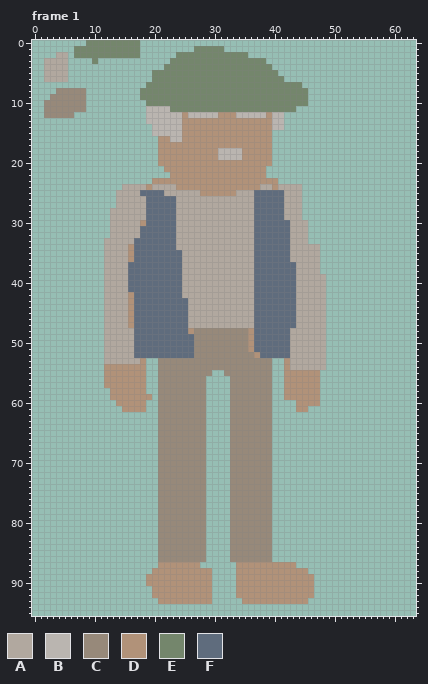
Pixel-art file: assets/sprite_joueur.aseprite. This is how it looked before the edit.
64x96 pixels, 1 frame. Colours within 5 levels of each other are drawn and written as one. Shown: frame 1. The commit also changed other frames, which this record leaves out.
Visible layers, top first: "veste", "cheveux", "casquette", "pantalon", "polo", "peau".
Palette (. is transparent): A #b1a89f  B #bab5b0  C #97897a  D #b19279  E #74866c  F #5f6c7d
Pixels before, frame 1 (only the part around the change), first column x 0:
 0 .........EEEEEEEEE.....................................
 1 .......EEEEEEEEEEE.........EEEEE.......................
 2 ....AA.EEEEEEEEEEE......EEEEEEEEEEEE...................
 3 ..AAAA....E............EEEEEEEEEEEEEEEE................
 4 ..AAAA................EEEEEEEEEEEEEEEEEE...............
 5 ..AAAA..............EEEEEEEEEEEEEEEEEEEEE..............
 6 ..AAAA..............EEEEEEEEEEEEEEEEEEEEEE.............
 7 ...................EEEEEEEEEEEEEEEEEEEEEEEEEE..........
 8 ....CCCCC.........EEEEEEEEEEEEEEEEEEEEEEEEEEEE.........
 9 ...CCCCCC.........EEEEEEEEEEEEEEEEEEEEEEEEEEEE.........
10 ..CCCCCCC..........EEEEEEEEEEEEEEEEEEEEEEEEEEE.........
11 ..CCCCCCC..........BBBBEEEEEEEEEEEEEEEEEEEEE...........
12 ..CCCCC............BBBBBBDBBBBBDDDBBBBBDBB.............
13 ...................BBBBBBDDDDDDDDDDDDDDDBB.............
14 ....................BBBBBDDDDDDDDDDDDDDDBB.............
15 ....................BBBBBDDDDDDDDDDDDDDD...............
16 .....................DDBBDDDDDDDDDDDDDDD...............
17 .....................DDDDDDDDDDDDDDDDDDD...............
18 .....................DDDDDDDDDDBBBBDDDDD...............
19 .....................DDDDDDDDDDBBBBDDDDD...............
20 .....................DDDDDDDDDDDDDDDDDDD...............
21 ......................DDDDDDDDDDDDDDDDD................
22 .......................DDDDDDDDDDDDDDDD................
23 ....................DDDDDDDDDDDDDDDDDDDDD..............
24 ...............AAAADAAAADDDDDDDDDDDDDDAADAAAA..........
25 ..............AAAAFFFFAAAAAADDDDDDAAAFFFFFAAA..........
26 ..............AAAAAFFFFFAAAAAAAAAAAAAFFFFFAAA..........
27 ..............AAAAAFFFFFAAAAAAAAAAAAAFFFFFAAA..........
28 .............AAAAAAFFFFFAAAAAAAAAAAAAFFFFFAAA..........
29 .............AAAAAAFFFFFAAAAAAAAAAAAAFFFFFAAA..........
30 .............AAAAADFFFFFAAAAAAAAAAAAAFFFFFFAAA.........
31 .............AAAAAFFFFFFAAAAAAAAAAAAAFFFFFFAAA.........
32 .............AAAAAFFFFFFAAAAAAAAAAAAAFFFFFFAAA.........
33 ............AAAAAFFFFFFFAAAAAAAAAAAAAFFFFFFAAA.........
34 ............AAAADFFFFFFFAAAAAAAAAAAAAFFFFFFAAAAA.......
35 ............AAAADFFFFFFFFAAAAAAAAAAAAFFFFFFAAAAA.......
36 ............AAAADFFFFFFFFAAAAAAAAAAAAFFFFFFAAAAA.......
37 ............AAAAFFFFFFFFFAAAAAAAAAAAAFFFFFFFAAAA.......
38 ............AAAAFFFFFFFFFAAAAAAAAAAAAFFFFFFFAAAA.......
39 ............AAAAFFFFFFFFFAAAAAAAAAAAAFFFFFFFAAAAA......
40 ............AAAAFFFFFFFFFAAAAAAAAAAAAFFFFFFFAAAAA......
41 ............AAAAFFFFFFFFFAAAAAAAAAAAAFFFFFFFAAAAA......
42 ............AAAADFFFFFFFFAAAAAAAAAAAAFFFFFFFAAAAA......
43 ............AAAADFFFFFFFFFAAAAAAAAAAAFFFFFFFAAAAA......
44 ............AAAADFFFFFFFFFAAAAAAAAAAAFFFFFFFAAAAA......
45 ............AAAADFFFFFFFFFAAAAAAAAAAAFFFFFFFAAAAA......
46 ............AAAADFFFFFFFFFAAAAAAAAAAAFFFFFFFAAAAA......
47 ............AAAADFFFFFFFFFAAAAAAAAAAAFFFFFFFAAAAA......
48 ............AAAAAFFFFFFFFFDCCCCCCCCCDFFFFFFAAAAAA......
49 ............AAAAAFFFFFFFFFFCCCCCCCCCDFFFFFFAAAAAA......
50 ............AAAAAFFFFFFFFFFCCCCCCCCCDFFFFFFAAAAAA......
51 ............AAAAAFFFFFFFFFFCCCCCCCCCDFFFFFFAAAAAA......
52 ............AAAAAFFFFFFFFFFCCCCCCCCCCDFFFFFAAAAAA......
53 ............AAAAAAD..CCCCCCCCCCCCCCCCCCC..DAAAAAA......
54 ............DDDDDDD..CCCCCCCCCCCCCCCCCCC..DAAAAAA......
55 ............DDDDDDD..CCCCCCCCC..CCCCCCCC..DDDDDD.......
56 ............DDDDDDD..CCCCCCCC....CCCCCCC..DDDDDD.......
57 ............DDDDDDD..CCCCCCCC....CCCCCCC..DDDDDD.......
58 .............DDDDDD..CCCCCCCC....CCCCCCC..DDDDDD.......
59 .............DDDDDDD.CCCCCCCC....CCCCCCC..DDDDDD.......
60 ..............DDDDD..CCCCCCCC....CCCCCCC....DDDD.......
61 ...............DDDD..CCCCCCCC....CCCCCCC....DD.........
62 .....................CCCCCCCC....CCCCCCC...............
63 .....................CCCCCCCC....CCCCCCC...............
64 .....................CCCCCCCC....CCCCCCC...............
65 .....................CCCCCCCC....CCCCCCC...............
66 .....................CCCCCCCC....CCCCCCC...............
67 .....................CCCCCCCC....CCCCCCC...............
68 .....................CCCCCCCC....CCCCCCC...............
69 .....................CCCCCCCC....CCCCCCC...............
70 .....................CCCCCCCC....CCCCCCC...............
71 .....................CCCCCCCC....CCCCCCC...............
72 .....................CCCCCCCC....CCCCCCC...............
73 .....................CCCCCCCC....CCCCCCC...............
74 .....................CCCCCCCC....CCCCCCC...............
75 .....................CCCCCCCC....CCCCCCC...............
76 .....................CCCCCCCC....CCCCCCC...............
77 .....................CCCCCCCC....CCCCCCC...............
78 .....................CCCCCCCC....CCCCCCC...............
79 .....................CCCCCCCC....CCCCCCC...............
80 .....................CCCCCCCC....CCCCCCC...............
81 .....................CCCCCCCC....CCCCCCC...............
82 .....................CCCCCCCC....CCCCCCC...............
83 .....................CCCCCCCC....CCCCCCC...............
84 .....................CCCCCCCC....CCCCCCC...............
85 .....................CCCCCCCC....CCCCCCC...............
86 .....................CCCCCCCC....CCCCCCC...............
87 .....................DDDDDDD......DDDDDDDDDD...........
88 ....................DDDDDDDDDD....DDDDDDDDDDDD.........
89 ...................DDDDDDDDDDD....DDDDDDDDDDDDD........
90 ...................DDDDDDDDDDD....DDDDDDDDDDDDD........
91 ....................DDDDDDDDDD....DDDDDDDDDDDDD........
92 ....................DDDDDDDDDD....DDDDDDDDDDDDD........
93 .....................DDDDDDDDD.....DDDDDDDDDDD.........
94 .......................................................
95 .......................................................
The result:
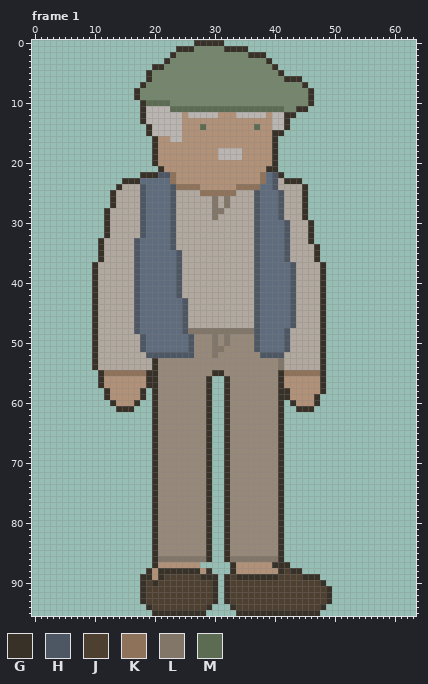
Colours new in this view: G #383128  H #4d5763  J #4e4031  K #8f725a  L #827669  M #5b6c53
The exact change:
layer "chaussures" added
layer "line" added
Frame 1:
y 0: x 9..17 EEEEEEEEE -> .........; x 27..31 ..... -> GGGGG
y 1: x 7..17 EEEEEEEEEEE -> ...........; x 24..26 ... -> GGG; x 32..35 .... -> GGGG
y 2: x 4..5 AA -> ..; x 7..17 EEEEEEEEEEE -> ...........; x 23 . -> G; x 36..38 ... -> GGG
y 3: x 2..5 AAAA -> ....; x 10 E -> .; x 22 . -> G; x 39 . -> G
y 4: x 2..5 AAAA -> ....; x 20..21 .. -> GG; x 40 . -> G
y 5: x 2..5 AAAA -> ....; x 19 . -> G; x 41 . -> G
y 6: x 2..5 AAAA -> ....; x 19 . -> G; x 42..44 ... -> GGG
y 7: x 18 . -> G; x 45 . -> G
y 8: x 4..8 CCCCC -> .....; x 17 . -> G; x 46 . -> G
y 9: x 3..8 CCCCCC -> ......; x 17 . -> G; x 46 . -> G
y 10: x 2..8 CCCCCCC -> .......; x 18..22 .EEEE -> GMMMM; x 46 . -> G
y 11: x 2..8 CCCCCCC -> .......; x 18 . -> G; x 23..41 EEEEEEEEEEEEEEEEEEE -> MMMMMMMMMMMMMMMMMMM; x 44..45 .. -> GG
y 12: x 2..6 CCCCC -> .....; x 18 . -> G; x 42..43 .. -> GG
y 13: x 18 . -> G; x 42 . -> G
y 14: x 19 . -> G; x 28 D -> M; x 37 D -> M; x 42 . -> G
y 15: x 19 . -> G; x 40..41 .. -> GG
y 16..20: x 20 . -> G; x 40 . -> G
y 21: x 21 . -> G; x 39..40 .. -> GG
y 22: x 18..23 .....D -> GGGHHK; x 38..41 D... -> KFHG
y 23: x 15..23 .....DDDD -> GGGFFFFFK; x 38..44 DDD.... -> KFHAGGG
y 24: x 14 . -> G; x 18..27 ADAAAADDDD -> HFFFFHKKKK; x 34..40 DDDDAAD -> KKKKFFH; x 45 . -> G
y 25: x 13 . -> G; x 18 F -> H; x 22..23 AA -> FH; x 28..33 DDDDDD -> KKKKKK; x 37 F -> H; x 41 F -> H; x 45 . -> G
y 26..27: x 13 . -> G; x 18 A -> H; x 23 F -> H; x 30 A -> L; x 32 A -> L; x 37 F -> H; x 41 F -> H; x 45 . -> G
y 28: x 12 . -> G; x 18 A -> H; x 23 F -> H; x 30..31 AA -> LL; x 37 F -> H; x 41 F -> H; x 45 . -> G
y 29: x 12 . -> G; x 18 A -> H; x 23 F -> H; x 30 A -> L; x 37 F -> H; x 41 F -> H; x 45 . -> G
y 30: x 12 . -> G; x 18 D -> H; x 23 F -> H; x 37 F -> H; x 42 F -> H; x 46 . -> G
y 31..32: x 12 . -> G; x 18 F -> H; x 23 F -> H; x 37 F -> H; x 42 F -> H; x 46 . -> G
y 33: x 11 . -> G; x 17 F -> H; x 23 F -> H; x 37 F -> H; x 42 F -> H; x 46 . -> G
y 34: x 11 . -> G; x 16..17 DF -> AH; x 23 F -> H; x 37 F -> H; x 42 F -> H; x 47 A -> G
y 35..36: x 11 . -> G; x 16..17 DF -> AH; x 24 F -> H; x 37 F -> H; x 42 F -> H; x 47 A -> G
y 37..38: x 10..11 .. -> GA; x 16..17 FF -> AH; x 24 F -> H; x 37 F -> H; x 43 F -> H; x 48 . -> G
y 39..41: x 10..11 .. -> GA; x 16..17 FF -> AH; x 24 F -> H; x 37 F -> H; x 43 F -> H; x 48 A -> G
y 42: x 10..11 .. -> GA; x 16..17 DF -> AH; x 24 F -> H; x 37 F -> H; x 43 F -> H; x 48 A -> G
y 43..47: x 10..11 .. -> GA; x 16..17 DF -> AH; x 25 F -> H; x 37 F -> H; x 43 F -> H; x 48 A -> G
y 48: x 10..11 .. -> GA; x 17 F -> H; x 25..37 FDCCCCCCCCCDF -> HLLLLLLLLLLLH; x 42 F -> H; x 48 A -> G
y 49..50: x 10..11 .. -> GA; x 17..18 FF -> AH; x 26 F -> H; x 30 C -> L; x 32 C -> L; x 36..37 DF -> CH; x 42 F -> H; x 48 A -> G
y 51: x 10..11 .. -> GA; x 17..18 FF -> AH; x 26 F -> H; x 30..31 CC -> LL; x 36..37 DF -> CH; x 42 F -> H; x 48 A -> G
y 52: x 10..11 .. -> GA; x 17..26 FFFFFFFFFF -> AAHHHHHHHH; x 30 C -> L; x 37..42 DFFFFF -> CHHHHA; x 48 A -> G
y 53: x 10..11 .. -> GA; x 18..20 D.. -> AAG; x 40..42 ..D -> CLA; x 48 A -> G
y 54: x 10..20 ..DDDDDDD.. -> GAAAAAAAAAG; x 40..42 ..D -> CLA; x 48 A -> G
y 55: x 11..20 .DDDDDDD.. -> GKKKKKKKGG; x 30..31 .. -> GG; x 40..48 ..DDDDDD. -> CGKKKKKKG
y 56..57: x 11 . -> G; x 19..20 .. -> GG; x 29 . -> G; x 32 . -> G; x 40..41 .. -> CG; x 48 . -> G
y 58: x 12 . -> G; x 18 D -> G; x 20 . -> G; x 29 . -> G; x 32 . -> G; x 40..42 ..D -> CGG; x 48 . -> G
y 59: x 12 . -> G; x 18..20 DD. -> G.G; x 29 . -> G; x 32 . -> G; x 40..42 ..D -> CGG; x 47 D -> G
y 60: x 13 . -> G; x 17..18 DD -> G.; x 20 . -> G; x 29 . -> G; x 32 . -> G; x 40..41 .. -> CG; x 43 . -> G; x 47 D -> G
y 61: x 14..18 .DDDD -> GGG..; x 20 . -> G; x 29 . -> G; x 32 . -> G; x 40..41 .. -> CG; x 44..46 DD. -> GGG
y 62..85: x 20 . -> G; x 29 . -> G; x 32 . -> G; x 40..41 .. -> CG
y 86: x 20..29 .CCCCCCCC. -> GLLLLLLLLG; x 32..41 .CCCCCCC.. -> GLLLLLLLLG
y 87: x 20 . -> G; x 33 . -> G; x 40..43 DDDD -> GGG.
y 88: x 19 . -> G; x 21..27 DDDDDDD -> GGGGGGG; x 29 D -> G; x 33 . -> G; x 41..45 DDDDD -> GJGG.
y 89: x 18..19 .D -> GG; x 21..30 DDDDDDDDD. -> GJJJJJJGGG; x 32..47 ..DDDDDDDDDDDDD. -> GJGGGGGGGJJJJGGG
y 90: x 18..30 .DDDDDDDDDDD. -> GJGJJJJJJJJJG; x 32..48 ..DDDDDDDDDDDDD.. -> GJJJJJJJJJJJJJJJG
y 91..92: x 18..30 ..DDDDDDDDDD. -> GJJJJJJJJJJJG; x 32..49 ..DDDDDDDDDDDDD... -> GJJJJJJJJJJJJJJJJG
y 93: x 18..30 ...DDDDDDDDD. -> GJJJJJJJJJJJG; x 32..49 ...DDDDDDDDDDD.... -> GJJJJJJJJJJJJJJJJG
y 94: x 19..29 ........... -> GJJJJJJJJJG; x 33..48 ................ -> GJJJJJJJJJJJJJJG
y 95: x 20..28 ......... -> GGGGGGGGG; x 34..47 .............. -> GGGGGGGGGGGGGG
Pixel boxes of the changes (left, top, right, bottom) in both pictures:
changed: (44, 40, 332, 616)
